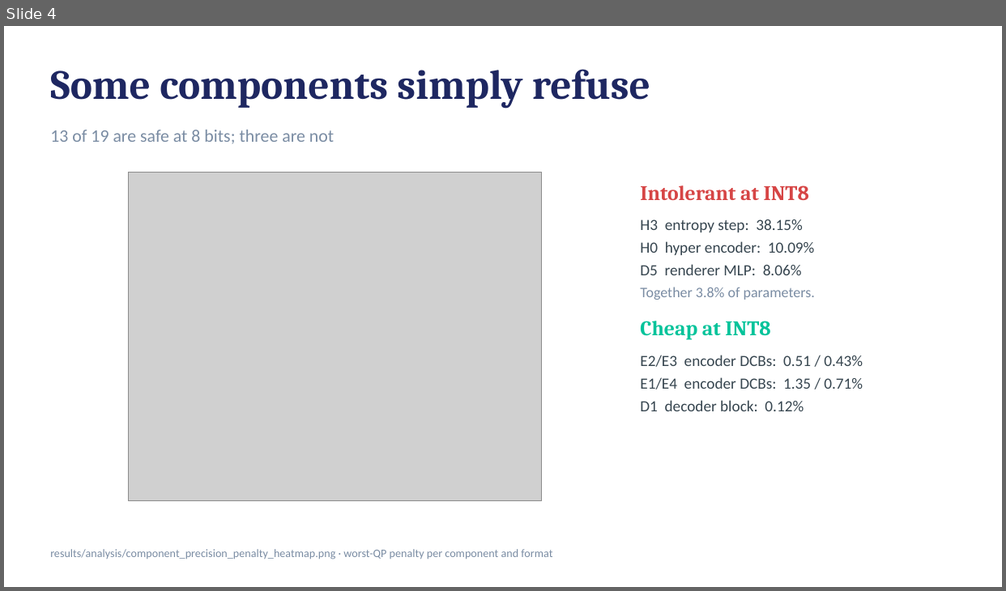
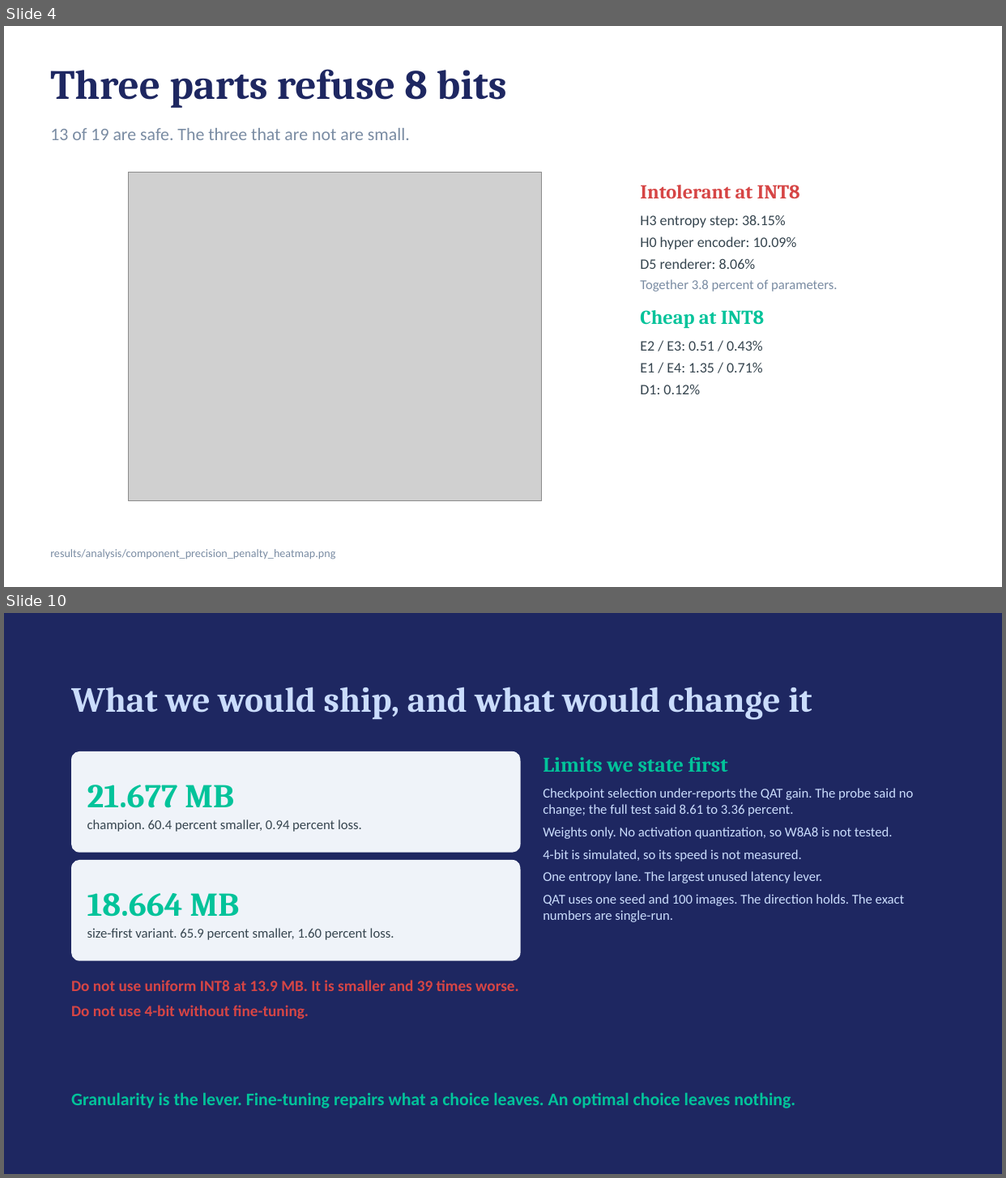
Before and after one commit to harshith0518/CS6886-PULSE-Quantization, a slide deck: submission/PULSE-quantization-deck.pptx. Shown one above the other, each under a label of ours: slide 4 before the commit, slides 4 and 10 after it; the slides between them are not shown. The pictures are 1006x591 and 1006x1178 pixels, drawn with LibreOffice and Linux fonts; fonts in the diff are those of the drawing; grey boxes stand for pictures. Boxes give left, top, right and bottom in pixels: in the first picture for what was removed or moved away, otherwise in the second. Text is boxed around its words. In the diff, an @@ line names an element or a change of style, - is before the commit and + after.

```diff
--- a/submission/PULSE-quantization-deck.pptx
+++ b/submission/PULSE-quantization-deck.pptx
@@ slide 10 added at box(4, 613, 1002, 1174), background #FFFFFF @@
@@ rectangle added at box(4, 613, 1002, 1174), fill #1E2761 @@
@@ text added at box(71, 687, 812, 720), 34 pt, text #CADCFC, bold @@
+What we would ship, and what would change it
@@ rounded rectangle added at box(71, 752, 521, 853), fill #EFF3F9, 13 pt, text #36454F @@
+21.677 MB
+champion. 60.4 percent smaller, 0.94 percent loss.
@@ text added at box(543, 757, 914, 922), 13 pt, text #CADCFC @@
+Limits we state first
+Checkpoint selection under-reports the QAT gain. The probe said no change; the full test said 8.61 to 3.36 percent.
+Weights only. No activation quantization, so W8A8 is not tested.
+4-bit is simulated, so its speed is not measured.
+One entropy lane. The largest unused latency lever.
+QAT uses one seed and 100 images. The direction holds. The exact numbers are single-run.
@@ rounded rectangle added at box(71, 860, 521, 961), fill #EFF3F9, 13 pt, text #36454F @@
+18.664 MB
+size-first variant. 65.9 percent smaller, 1.60 percent loss.
@@ text added at box(71, 980, 519, 1020), 15 pt, text #D64545, bold @@
+Do not use uniform INT8 at 13.9 MB. It is smaller and 39 times worse.
+Do not use 4-bit without fine-tuning.
@@ text added at box(71, 1093, 795, 1109), 17 pt, text #02C39A, bold @@
+Granularity is the lever. Fine-tuning repairs what a choice leaves. An optimal choice leaves nothing.
@@ slide 4 changed as well @@
@@ text at box(50, 69, 506, 108): text changed @@
-Some components simply refuse
+Three parts refuse 8 bits
@@ text at box(50, 128, 410, 140): text changed @@
-13 of 19 are safe at 8 bits; three are not
+13 of 19 are safe. The three that are not are small.
@@ text at box(640, 185, 800, 328): size 20 to 19 pt in "Intolerant at INT8", "Cheap at INT8"; size 15 to 14 pt in "H3 entropy step: 38.15%", "H0 hyper encoder: 10.09%"; less space between paragraphs @@
@@ text at box(640, 258, 837, 292): text changed; size 14 to 13 pt @@
-D5 renderer MLP: 8.06%
-Together 3.8% of parameters.
+D5 renderer: 8.06%
+Together 3.8 percent of parameters.
@@ text at box(640, 341, 763, 395): text changed; size 15 to 14 pt @@
-E2/E3 encoder DCBs: 0.51 / 0.43%
-E1/E4 encoder DCBs: 1.35 / 0.71%
-D1 decoder block: 0.12%
+E2 / E3: 0.51 / 0.43%
+E1 / E4: 1.35 / 0.71%
+D1: 0.12%
@@ text at box(50, 549, 335, 560): text changed @@
-results/analysis/component_precision_penalty_heatmap.png · worst-QP penalty per component and format
+results/analysis/component_precision_penalty_heatmap.png
```
Also in this commit, not shown: 4 other slides changed, 4 other slides added, 10 slides removed, 46 other files.
